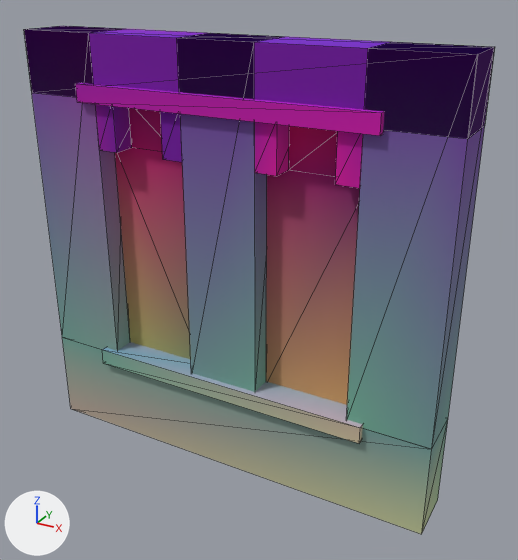
One commit to the glTF model assets/kit/parish_window_4m.glb: the scene before it, then after it.
The view is the same before and after, from a 50 mm lens placed at (3.09, -5.17, 4.53), pointed at (0.21, 0.07, 1.91). Lighting does not change. The marker at lower left points along +X, +Y and +Z. The picture after the commit comes second. Mesh edges are drawn as thin lines. Vertices at exactly the same position are counted once.

In view in the first picture: 'panes', 'trim', 'wall'.
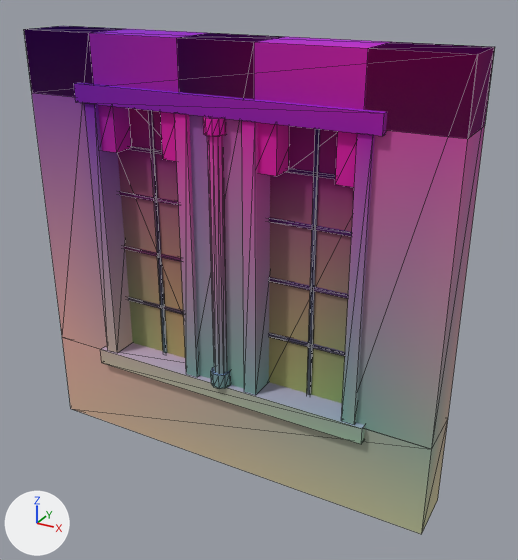
Location of each change, (x1, y1, x2, y2) in pixels of the pictures (518 x 560 px):
'trim', reshaped
    before: (76, 83, 384, 443)
    after: (74, 83, 387, 444)
'window_bars', added (mostly hidden)
    after: (119, 110, 352, 395)
part 1 of me_wall, recoloured
    both: (32, 33, 495, 161)
part 2 of me_wall, recoloured
    both: (258, 122, 357, 187)
part 3 of me_wall, recoloured
    both: (87, 30, 494, 54)
part 4 of me_wall, recoloured
    both: (31, 33, 495, 513)
part 5 of me_trim, added
    after: (100, 343, 365, 444)
part 6 of me_trim, added (purple)
    after: (74, 83, 387, 136)
part 7 of me_trim, added
    after: (84, 103, 133, 353)
part 8 of me_trim, added (pink)
    after: (174, 113, 199, 377)
part 9 of me_trim, added (purple)
    after: (242, 121, 270, 395)
part 10 of me_trim, added (purple)
    after: (341, 133, 375, 425)
part 11 of me_trim, added (purple)
    after: (207, 117, 228, 374)
part 12 of me_trim, added
    after: (211, 367, 231, 389)
part 13 of me_trim, added (pink)
    after: (203, 116, 226, 136)
part 14 of me_trim, deleted
    before: (102, 342, 363, 443)
part 15 of me_trim, deleted (purple)
    before: (76, 83, 384, 136)
part 16 of me_panes, recoloured
    both: (129, 108, 353, 403)
part 17 of me_panes, recoloured
    both: (117, 150, 354, 378)

The change, as a list of edits to the scene's bpy script:
```text
Add mat_m_iron:
    mat_m_iron = bpy.data.materials.new('M_iron')
    # nodes: BsdfPrincipled, Mix, OutputMaterial, VertexColor
    # colours: grey #696973, mixed with the vertex colours
Change me_wall:
    where me_wall.from_pydata(...)  # 64 vertices, 108 faces; spans x -2.0..2.0, y -0.25..0.25, z 0.0..4.0
    used by ob_wall; location = (0.0, 0.0, 0.0)
    me_wall part 1: 26 faces centred in x -2.0..2.0, y -0.25..0.25, z 3.0..3.82 are repainted in the vertex colours; the middle colour goes from purple #8600cc to pink #d500cc
    me_wall part 2: 24 faces centred in x -1.25..1.25, y -0.25..0.25, z 3.0..3.3 are repainted in the vertex colours; the middle colour goes from pink #de00ca to pink #ed00ca
    me_wall part 3: 16 faces centred in x -1.75..1.75, y -0.08..0.08, z 3.45..4.0 are repainted in the vertex colours; the middle colour goes from purple #9100fe to purple #dc00fe
    me_wall part 4: 42 faces centred in x -2.0..2.0, y -0.25..0.25, z 0.0..2.97 are repainted in the vertex colours; the middle colour goes from cyan #86c2c1 to pale pink #dcc2c1
Change me_trim:
    used by ob_trim; location = (0.0, 0.0, 0.0)
    remove me_trim.from_pydata(...)  # 16 vertices, 24 faces; spans x -1.4..1.4, y -0.31..0.31, z 0.78..3.58
    add me_trim.from_pydata(...)  # 168 vertices, 288 faces; spans x -1.42..1.42, y -0.36..0.36, z 0.78..3.58
    me_trim part 5: a new loose piece, a box spanning x -1.42..1.42, y -0.31..0.31, z 0.78..0.94, in mat_m_stone_trim
    me_trim part 6: a new loose piece, a box spanning x -1.42..1.42, y -0.31..0.31, z 3.42..3.58, in mat_m_stone_trim
    me_trim part 7: a new loose piece, a box spanning x -1.34..-1.22, y -0.29..0.29, z 0.94..3.42, in mat_m_stone_trim
    me_trim part 8: a new loose piece, a box spanning x -0.38..-0.26, y -0.29..0.29, z 0.94..3.42, in mat_m_stone_trim
    me_trim part 9: a new loose piece, a box spanning x 0.26..0.38, y -0.29..0.29, z 0.94..3.42, in mat_m_stone_trim
    me_trim part 10: a new loose piece, a box spanning x 1.22..1.34, y -0.29..0.29, z 0.94..3.42, in mat_m_stone_trim
    me_trim part 11: a new loose piece, a 10-sided cylinder along z spanning x -0.06..0.06, y -0.33..-0.21, z 0.94..3.42, in mat_m_stone_trim
    me_trim part 12: a new loose piece, a 10-sided cylinder along z spanning x -0.09..0.09, y -0.36..-0.18, z 0.94..1.08, in mat_m_stone_trim
    me_trim part 13: a new loose piece, a 10-sided cylinder along z spanning x -0.09..0.09, y -0.36..-0.18, z 3.28..3.42, in mat_m_stone_trim
    me_trim part 14: the loose piece of 8 vertices spanning x -1.4..1.4, y -0.31..0.31, z 0.78..0.94 is deleted
    me_trim part 15: the loose piece of 8 vertices spanning x -1.4..1.4, y -0.31..0.31, z 3.42..3.58 is deleted
    other edits to the shape of me_trim do not show in these pictures
Change me_panes:
    where me_panes.from_pydata(...)  # 32 vertices, 48 faces; spans x -1.25..1.25, y -0.04..0.04, z 0.9..3.42
    used by ob_panes; location = (0.0, 0.0, 0.0)
    me_panes part 16: 29 faces centred in x -1.25..1.25, y -0.04..0.04, z 0.9..3.42 are repainted in the vertex colours; the middle colour goes from pink #c300cc to purple #8600cc
    me_panes part 17: 19 faces centred in x -0.95..1.25, y -0.04..0.04, z 0.9..3.42 are repainted in the vertex colours; the middle colour goes from purple #ac00cc to purple #8600cc
Add me_window_bars:
    me_window_bars.from_pydata(...)  # 80 vertices, 120 faces; spans x -1.25..1.25, y -0.06..0.06, z 0.92..3.4
    me_window_bars.materials.append(mat_m_iron)
Add ob_window_bars:
    ob_window_bars = bpy.data.objects.new('window_bars', me_window_bars)
    ob_window_bars.location = (0.0, 0.0, 0.0)
```
